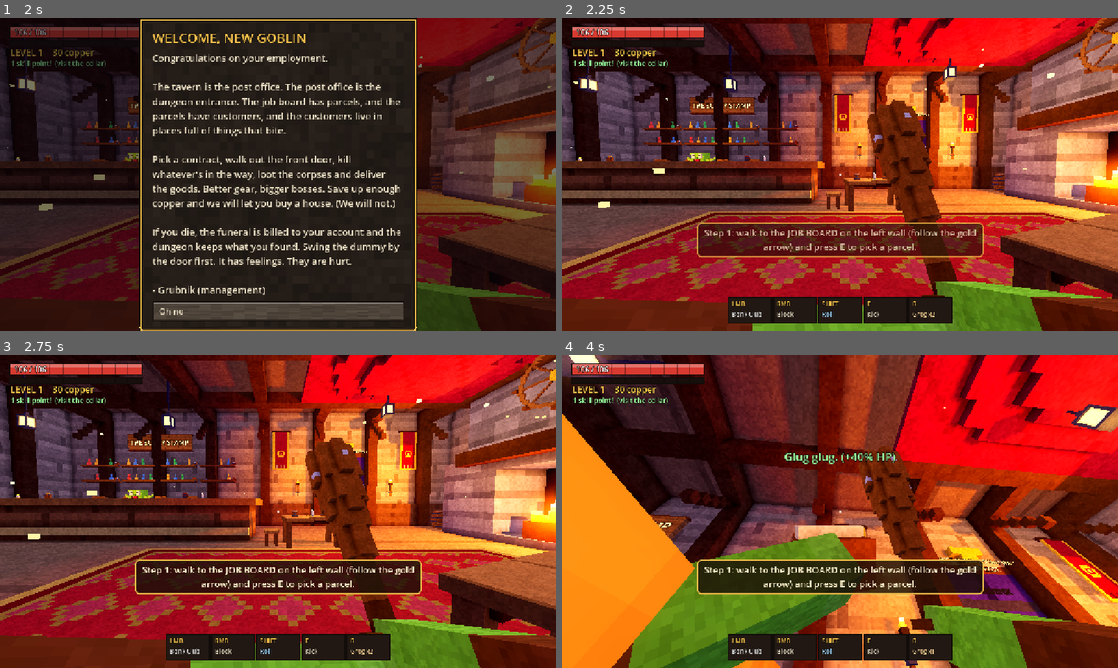
Above: before the commit, frames 1-4 (two rows, left to right).
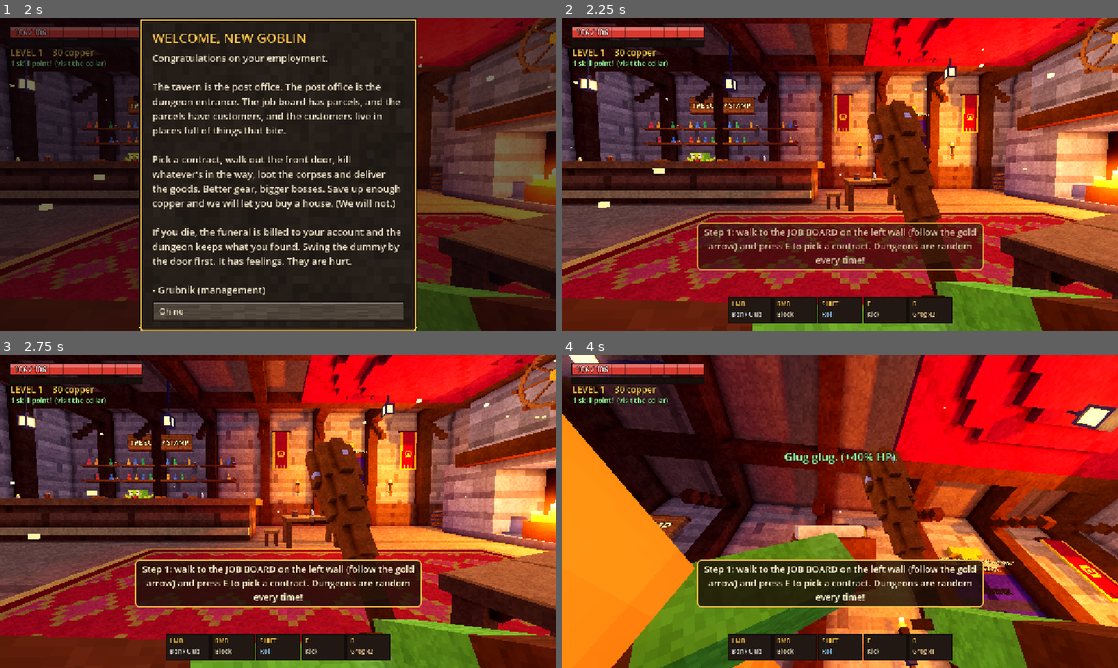
Above: after the commit, the same moments.

Repository: EliteBlackIce/gob
Game: Godot game, scene res://scenes/main.tscn
Two runs of this game, one before a commit and one after it. Both use one fixed random seed, a clock stepped at 60 frames per second and the inputs below.
Inputs (mouse positions are in pixels of both pictures, inside the frame that each line leads up to):
- Up to frame 1 (2 s): move the mouse to (400, 158) at 0.52 s; hold D (move_right) 0.53-1.25 s; hold Right mouse button (block) 0.53-1.25 s; click (400, 158) at 0.6 s; tap Space (jump) at 0.77, 1.07 s; click "Clock in" at 1.25 s
- Up to frame 2 (2.25 s): click "Oh no" at 2 s
- Up to frame 3 (2.75 s): no input
- Up to frame 4 (4 s): move the mouse to (812, 511) at 2.77 s; hold W (move_forward) from 2.78 s (still down); right-click (812, 511) at 2.85 s; tap Space (jump) at 3.02, 3.32 s; tap Q (bottle) at 3.05, 3.6 s; move the mouse to (851, 505) at 3.52 s; tap R (grog) at 3.8 s

Frame 1 is identical in both runs. In frame 2, 3.2% of the frame differs, in the area x 24-76%, y 67-81%; in frame 3, 3.4%; in frame 4, 3.4%.

Commit message:
Dungeon polish: music tracks, slash swooshes, mob barks, trophies, art sheets, README; rebuild zip

Diff:
--- a/scripts/combat/float_text.gd
+++ b/scripts/combat/float_text.gd
@@ -2,7 +2,7 @@
 extends Label3D
 ## Damage numbers: billboard pixel text that pops, drifts up and fades.
 
-static func spawn(parent: Node, pos: Vector3, text: String, color: Color, size := 1.0) -> void:
+static func spawn(parent: Node, pos: Vector3, text: String, color: Color, size := 1.0, secs := 0.8, rise := 1.1) -> void:
 	var l := FloatText.new()
 	l.text = text
 	l.billboard = BaseMaterial3D.BILLBOARD_ENABLED
@@ -21,6 +21,6 @@
 	l.scale = Vector3.ONE * 0.3
 	var tw := l.create_tween().set_parallel(true)
 	tw.tween_property(l, "scale", Vector3.ONE * (1.25 if size > 1.1 else 1.0), 0.12).set_trans(Tween.TRANS_BACK).set_ease(Tween.EASE_OUT)
-	tw.tween_property(l, "position:y", l.position.y + 1.1, 0.8).set_ease(Tween.EASE_OUT)
+	tw.tween_property(l, "position:y", l.position.y + rise, secs).set_ease(Tween.EASE_OUT)
 	tw.chain().tween_property(l, "modulate:a", 0.0, 0.25)
 	tw.chain().tween_callback(l.queue_free)
--- a/scripts/combat/fx.gd
+++ b/scripts/combat/fx.gd
@@ -160,3 +160,73 @@
 			if global_position.y < floor_y:
 				global_position.y = floor_y
 				vel = Vector3.ZERO
+
+
+## A crescent swoosh for melee swings. kind: slash (flat sweep), overhead / slam (vertical arc), stab (streak).
+static func slash(parent: Node, origin: Vector3, fwd: Vector3, radius: float, arc_deg: float, kind: String, color: Color, mirror := false) -> void:
+	var verts := PackedVector3Array()
+	var cols := PackedColorArray()
+	var idx := PackedInt32Array()
+	var right := fwd.cross(Vector3.UP).normalized()
+	var segs := 14
+	var r0 := radius * 0.5
+	var half := deg_to_rad(arc_deg) * 0.5
+	for i in segs + 1:
+		var t := float(i) / segs
+		var a := lerpf(-half, half, t) * (-1.0 if mirror else 1.0)
+		var fade := sin(t * PI)
+		var dir_o: Vector3
+		var dir_i: Vector3
+		var lift := Vector3.ZERO
+		match kind:
+			"overhead", "slam":
+				# vertical arc: from above-forward sweeping down to the floor in front
+				var el := lerpf(deg_to_rad(80.0), deg_to_rad(-15.0), t)
+				dir_o = (fwd * cos(el) + Vector3.UP * sin(el)).normalized()
+				dir_i = dir_o
+				lift = Vector3(0, 0.3, 0)
+			"stab":
+				dir_o = fwd
+				dir_i = fwd
+			_:
+				dir_o = (fwd * cos(a) + right * sin(a)).normalized()
+				dir_i = dir_o
+		var p_out: Vector3
+		var p_in: Vector3
+		if kind == "stab":
+			p_out = origin + fwd * lerpf(0.4, radius, t) + Vector3(0, 0.0, 0) + right * 0.04
+			p_in = origin + fwd * lerpf(0.4, radius, t) - right * 0.04
+		else:
+			p_out = origin + dir_o * radius + lift
+			p_in = origin + dir_i * r0 + lift
+			if kind == "slash":
+				p_out.y += sin(t * PI) * 0.15
+		verts.append(p_in)
+		verts.append(p_out)
+		cols.append(Color(color.r, color.g, color.b, 0.0))
+		cols.append(Color(color.r, color.g, color.b, 0.75 * fade))
+		if i < segs:
+			var b := i * 2
+			idx.append_array([b, b + 1, b + 3, b, b + 3, b + 2])
+	var mesh := ArrayMesh.new()
+	var arr := []
+	arr.resize(Mesh.ARRAY_MAX)
+	arr[Mesh.ARRAY_VERTEX] = verts
+	arr[Mesh.ARRAY_COLOR] = cols
+	arr[Mesh.ARRAY_INDEX] = idx
+	mesh.add_surface_from_arrays(Mesh.PRIMITIVE_TRIANGLES, arr)
+	var mi := MeshInstance3D.new()
+	mi.mesh = mesh
+	var m := StandardMaterial3D.new()
+	m.shading_mode = BaseMaterial3D.SHADING_MODE_UNSHADED
+	m.transparency = BaseMaterial3D.TRANSPARENCY_ALPHA
+	m.blend_mode = BaseMaterial3D.BLEND_MODE_ADD
+	m.vertex_color_use_as_albedo = true
+	m.cull_mode = BaseMaterial3D.CULL_DISABLED
+	m.albedo_color = Color(1.4, 1.4, 1.4, 1.0)
+	mi.material_override = m
+	mi.cast_shadow = GeometryInstance3D.SHADOW_CASTING_SETTING_OFF
+	parent.add_child(mi)
+	var tw := mi.create_tween()
+	tw.tween_property(m, "albedo_color:a", 0.0, 0.2)
+	tw.tween_callback(mi.queue_free)
--- a/scripts/dungeon/dungeon.gd
+++ b/scripts/dungeon/dungeon.gd
@@ -128,6 +128,8 @@
 	ui.show_hud(true)
 	ui.capture_wanted = true
 	Sfx.ambience(false)
+	Sfx.set_track("dungeon")
+	Sfx.music_volume(-15.0)
 	_announce_intro()
 
 
@@ -787,6 +789,7 @@
 		ui.combat.boss_name = boss.boss_name
 		ui.combat.boss_title = boss.boss_title
 		boss.wake()
+		Sfx.set_track("boss")
 		r.mobs = [boss]
 		r.wave = 1
 		r.waves = 1
@@ -948,6 +951,7 @@
 
 func _on_boss_died(mob: Mob, info: Dictionary) -> void:
 	boss_dead = true
+	Sfx.set_track("dungeon")
 	var r := rooms[g.boss_id]
 	r.state = "cleared"
 	_set_gates(r, false)
--- a/scripts/main.gd
+++ b/scripts/main.gd
@@ -26,6 +26,7 @@
 func _load_tavern(first_load := false) -> void:
 	_free_current()
 	Sfx.ambience(false)
+	Sfx.set_track("tavern")
 	var t := Tavern.new()
 	t.ui = ui
 	t.start_run.connect(_on_start_run)
@@ -74,6 +75,7 @@
 		isl.finished.connect(_on_run_finished)
 		add_child(isl)
 		current = isl
+		Sfx.set_track("tavern")
 	ui.capture_wanted = true
 	Input.mouse_mode = Input.MOUSE_MODE_CAPTURED
 	Sfx.music_volume(-20.0)
--- a/scripts/mobs/boss.gd
+++ b/scripts/mobs/boss.gd
@@ -195,6 +195,10 @@
 
 func _start_attack(dist: float) -> void:
 	busy = true
+	if randf() < 0.45:
+		var lines: Array = MobDB.BOSS_BARKS.get(boss_id, [])
+		if not lines.is_empty():
+			FloatText.spawn(get_parent(), global_position + Vector3(0, body_h + 1.2, 0), lines[randi() % lines.size()], Color("#ffd89a"), 1.0, 2.0, 0.6)
 	var pick := _choose_attack(dist)
 	_last_atk = pick
 	call(pick)
--- a/scripts/mobs/boss_models.gd
+++ b/scripts/mobs/boss_models.gd
@@ -3,8 +3,8 @@
 ## Boss bodies. The Auditor, Mimic King and Landlord reuse the mob rigs (scaled up) plus
 ## accessories; the Overdue Dragon has its own rig.
 
-const S := 0.1
-const SCALE := {"auditor": 2.0, "mimic_king": 3.0, "landlord": 2.4}
+const S := 0.13
+const SCALE := {"auditor": 2.3, "mimic_king": 3.0, "landlord": 2.6}
 
 static var _cache := {}
 
@@ -89,6 +89,8 @@
 
 static func _accessorize_landlord(m: Node3D) -> void:
 	var rig := MobModels.rig_of(m)
+	(rig["Spine"] as Node3D).scale = Vector3(1.45, 1.0, 1.4)       # big boned. Big wallet.
+	(rig["Head"] as Node3D).scale = Vector3(0.72, 1.0, 0.75)
 	var robe := Vox.new(MobModels.S)
 	robe.box(0, 0, 0, 12, 14, 7, Color("#6a2a3a"), 0.06)
 	robe.box(5, 0, 7, 7, 14, 8, Color("#4a1a28"), 0.04)
@@ -156,9 +158,9 @@
 
 
 static func _dragon_parts() -> Dictionary:
-	var red := Color("#b82a1e")
-	var dark := Color("#6a1812")
-	var belly := Color("#e8b860")
+	var red := Color("#9a2c20")
+	var dark := Color("#5a1612")
+	var belly := Color("#d8a860")
 	var d := {}
 	var body := Vox.new(S)
 	body.ellipsoid(0.0, 6.0, 0.0, 8.0, 7.0, 13.0, red, 0.06)
--- a/scripts/mobs/mob.gd
+++ b/scripts/mobs/mob.gd
@@ -63,6 +63,7 @@
 var _push := Vector3.ZERO
 var _uid_beep := 0.0
 var _heal_t := 0.0
+var _bark_t := randf_range(3.0, 9.0)
 var wake_in := -1.0               # >0: wake up after this many seconds (spawn-in delay)
 
 
@@ -254,6 +255,10 @@
 		return
 	state_t += delta
 	_cd = maxf(0.0, _cd - delta)
+	_bark_t -= delta
+	if _bark_t <= 0.0:
+		_bark_t = randf_range(7.0, 14.0)
+		_bark()
 	kb = kb.move_toward(Vector3.ZERO, 22.0 * delta)
 	if stun_t > 0.0:
 		stun_t -= delta
@@ -262,6 +267,16 @@
 		return
 	_think(delta)
 	_separate(delta)
+
+
+func _bark() -> void:
+	if dist_to_player() > 16.0 or is_boss:
+		return
+	var pool: Array = MobDB.ELITE_BARKS if (elite and randf() < 0.4) else MobDB.BARKS.get(kind, [])
+	if pool.is_empty():
+		return
+	var line: String = pool[randi() % pool.size()]
+	FloatText.spawn(get_parent(), global_position + Vector3(0, body_h * base_scale + 0.9, 0), line, Color("#ffe9a0") if not elite else (affix_data["color"] as Color).lightened(0.3), 0.65, 1.6, 0.5)
 
 
 func _idle_physics(delta: float) -> void:
--- a/scripts/mobs/mob_db.gd
+++ b/scripts/mobs/mob_db.gd
@@ -62,6 +62,31 @@
 }
 
 
+const BARKS := {
+	"skeleton": ["I'M ON MY BREAK", "Per my last email...", "*rattles in HR*", "It's not a bone, it's a lifestyle", "Have you tried bonking less?"],
+	"archer": ["Pew. (professionally)", "Reply-all arrow!", "Sniping is my passion", "I'll be CC'ing you"],
+	"rat": ["SQUEAK (unpaid)", "Cheese?", "*chews the mailbox*", "squeak squeak (union rates)"],
+	"slime": ["blorp", "I am 70% legal", "squelch?", "gloop (gloop)"],
+	"slime_small": ["blip", "mini blorp", "me too!"],
+	"bat": ["SCREEE (junk mail)", "Ask me about warranties", "*flap flap*", "Have you seen my car's extended..."],
+	"mushroom": ["Spores, but make it fun", "Don't breathe.", "We're a fun-guy", "I'm a fungi, fun-guy get it"],
+	"intern": ["Is this paid?", "I have 3 degrees", "Coffee... coffee...", "I'll circle back", "This is not in my job description"],
+	"imp": ["Pay cut incoming!", "Synergy!", "Restructuring you!", "Let's take this offline"],
+	"hound": ["WOOF (overdue)", "Fetch the invoice!", "BORK", "grrr (past due)"],
+	"bomber": ["Hold my fuse!", "BOOM?", "Is this thing on?", "I have a good feeling about this"],
+	"golem": ["Rubble rubble.", "Clerical error.", "STAMP.", "*grinding noises*"],
+	"ghost": ["Boo. (formal)", "I'm Gary.", "Whooo ordered you?", "I've been dead for years, still no PTO"],
+	"mimic": ["Free chest!", "Open me ;)", "Not a mimic.", "Definitely a chest"],
+}
+const ELITE_BARKS := ["I'M A BIG DEAL", "Do you know who I AM?", "Middle management!", "I have a LANYARD"]
+const BOSS_BARKS := {
+	"auditor": ["Your timesheet is a DISGRACE", "AUDIT TIME!", "Pay stub or perish", "Receipts. RECEIPTS."],
+	"mimic_king": ["BOW TO THE CHEST", "Your gold is MY gold", "I'm technically a monarch", "Open wide!"],
+	"landlord": ["RENT IS DUE", "Your lease is TERMINATED", "No pets (that includes you)", "I'm raising the rent. On everything."],
+	"dragon": ["WHERE IS MY PARCEL", "I ordered this on TUESDAY", "Customer service is DEAD to me", "Signature required!"],
+}
+
+
 static func pick_kind(theme: String, tier: int, rng: RandomNumberGenerator) -> String:
 	var table: Array = TABLES[theme]
 	var total := 0.0
--- a/scripts/player.gd
+++ b/scripts/player.gd
@@ -474,6 +474,9 @@
 	var fwd := _forward()
 	var reach := float(stats["reach"]) + (0.35 if heavy else 0.0)
 	var arc := float(stats["arc"]) * (1.15 if heavy else 1.0)
+	var rcol := ItemDB.rarity_color(int(Game.equipped.get("weapon", {}).get("rarity", 0)))
+	var swoosh := Color("#f4f4ff").lerp(rcol, 0.55)
+	Fx.slash(get_parent(), global_position + Vector3(0, 1.1, 0) + fwd * 0.2, fwd, reach, arc, _atk_type if not heavy else ("slam" if _atk_type == "overhead" else _atk_type), swoosh, combo % 2 == 0)
 	var cos_half := cos(deg_to_rad(arc * 0.5))
 	var origin := global_position
 	var hits := 0
--- a/scripts/rpg/item_models.gd
+++ b/scripts/rpg/item_models.gd
@@ -73,7 +73,7 @@
 					var d := dx * dx + dy * dy
 					if d <= 1.0:
 						var rim := d > 0.7
-						var c := Color("#4a4a54") if rim else Color("#2c2c34")
+						var c := Color("#6a6a76") if rim else Color("#4a4a56")
 						if rim:
 							c = _glow(c.lightened(0.25), rarity, 0.8)
 						v.box(x, y, -1 if rim else 0, x + 1, y + 1, 1, c, 0.05)
--- a/scripts/sfx.gd
+++ b/scripts/sfx.gd
@@ -9,6 +9,8 @@
 var _music_stream: AudioStreamWAV
 var _amb: AudioStreamPlayer
 var _amb_tw: Tween
+var _track := "tavern"
+var _tracks := {}
 
 
 func _ready() -> void:
@@ -117,6 +119,23 @@
 	_music.volume_db = db
 
 
+## Swap the background track: "tavern" (shanty), "dungeon" (brooding) or "boss" (driving).
+func set_track(track: String) -> void:
+	if track == _track:
+		return
+	_track = track
+	if not _tracks.has(track):
+		match track:
+			"dungeon":
+				_tracks[track] = _make_dungeon()
+			"boss":
+				_tracks[track] = _make_boss()
+			_:
+				_tracks[track] = _music_stream
+	_music.stream = _tracks[track]
+	_music.play()
+
+
 # wave: 0 sine, 1 square-ish, 2 saw. sweep adds Hz over the duration.
 func _tone(freq: float, dur: float, wave: int, sweep := 0.0, vol := 0.5, decay := 5.0, noise := 0.0, vibrato := 0.0) -> AudioStreamWAV:
 	var n := int(dur * RATE)
@@ -192,6 +211,44 @@
 	return _wav(data, true)
 
 
+func _render_track(mel: Array, bass: Array, bpm: float, mel_dur: float, bass_dur: float, mel_decay: float, mel_vol: float, bass_vol: float) -> AudioStreamWAV:
+	var step := 60.0 / bpm / 2.0
+	var total := int(step * mel.size() * RATE)
+	var buf := PackedFloat32Array()
+	buf.resize(total)
+	for i in mel.size():
+		var start := int(i * step * RATE)
+		if mel[i] > 0:
+			_pluck(buf, start, 440.0 * pow(2.0, (mel[i] - 69) / 12.0), mel_dur, mel_decay, mel_vol)
+		if bass[i] > 0:
+			_pluck(buf, start, 440.0 * pow(2.0, (bass[i] - 69) / 12.0), bass_dur, 3.0, bass_vol)
+	var data := PackedByteArray()
+	data.resize(total * 2)
+	for i in total:
+		data.encode_s16(i * 2, clampi(int(buf[i] * 30000.0), -32768, 32767))
+	return _wav(data, true)
+
+
+func _make_dungeon() -> AudioStreamWAV:
+	var mel := [0, 0, 69, 0, 0, 72, 0, 0, 76, 0, 0, 72, 0, 71, 0, 0,
+		0, 0, 67, 0, 0, 71, 0, 0, 74, 0, 0, 71, 0, 69, 0, 0,
+		0, 0, 65, 0, 0, 69, 0, 0, 72, 0, 0, 69, 0, 68, 0, 0,
+		0, 0, 64, 0, 0, 68, 0, 0, 71, 0, 76, 0, 71, 0, 68, 0]
+	var bass := [45, 0, 0, 0, 0, 0, 0, 0, 45, 0, 0, 0, 0, 0, 0, 0,
+		43, 0, 0, 0, 0, 0, 0, 0, 43, 0, 0, 0, 0, 0, 0, 0,
+		41, 0, 0, 0, 0, 0, 0, 0, 41, 0, 0, 0, 0, 0, 0, 0,
+		40, 0, 0, 0, 0, 0, 0, 0, 40, 0, 0, 0, 0, 0, 0, 0]
+	return _render_track(mel, bass, 76.0, 0.9, 1.6, 3.5, 0.34, 0.5)
+
+
+func _make_boss() -> AudioStreamWAV:
+	var mel := [0, 0, 69, 0, 0, 0, 72, 0, 0, 0, 70, 0, 0, 0, 69, 0,
+		0, 0, 67, 0, 0, 0, 70, 0, 0, 0, 68, 0, 0, 0, 67, 0]
+	var bass := [38, 38, 0, 38, 38, 0, 38, 41, 38, 38, 0, 38, 36, 0, 38, 0,
+		36, 36, 0, 36, 36, 0, 36, 39, 36, 36, 0, 36, 34, 0, 36, 0]
+	return _render_track(mel, bass, 150.0, 0.25, 0.3, 8.0, 0.45, 0.55)
+
+
 func _pluck(buf: PackedFloat32Array, start: int, freq: float, dur: float, decay: float, vol: float) -> void:
 	var n := int(dur * RATE)
 	for i in n:
--- a/scripts/tavern.gd
+++ b/scripts/tavern.gd
@@ -23,6 +23,7 @@
 	_build_board_and_boss()
 	_build_decor()
 	_build_services()
+	_build_trophies()
 	_spawn_player()
 	_mk_main = _make_marker(Color("#ffd24a"))
 	_mk_cellar = _make_marker(Color("#7fd8ff"))
@@ -231,9 +232,11 @@
 		return
 	if not _intro_hint and _t > 1.0:
 		_intro_hint = true
-		ui.hint("t_board", "Step 1: walk to the JOB BOARD on the left wall (follow the gold arrow) and press E to pick a parcel.", 8.0)
+		ui.hint("t_board", "Step 1: walk to the JOB BOARD on the left wall (follow the gold arrow) and press E to pick a contract. Dungeons are random every time!", 9.0)
 	if has_job:
-		ui.hint("t_door", "Parcel taken! Now head out the FRONT DOOR (the gold arrow) to start the delivery.", 8.0)
+		ui.hint("t_door", "Contract taken! Swing the training dummy first if you like (left click), then head out the FRONT DOOR (gold arrow).", 8.0)
+	if Game.deliveries + Game.deaths >= 1:
+		ui.hint("t_services", "Between runs: GRUK (east corner) buys, sells and enhances gear. Your STASH is by the fire. MS. DEED sells houses (the ending!). TAB opens your backpack anywhere.", 11.0)
 	if Game.skill_points > 0 and Game.deliveries + Game.deaths >= 1:
 		ui.hint("t_cellar", "You have a skill point! Climb down the CELLAR hatch (blue arrow) to learn a new trick.", 8.0)
 
@@ -422,6 +425,7 @@
 	_house_model = MeshInstance3D.new()
 	_house_model.material_override = VMat.solid(VoxHouses.S, 4.0)
 	_house_model.position = Vector3(-6.6, 0.92, 1.0)
+	_house_model.rotation.y = PI * 0.5
 	add_child(_house_model)
 	_refresh_house()
 	_light(Vector3(-6.2, 2.4, 1.0), Color("#ffe0a0"), 1.3, 6.0)
@@ -440,6 +444,49 @@
 func _refresh_house() -> void:
 	if _house_model != null:
 		_house_model.mesh = VoxHouses.build(Game.house_tier)
+		var sc: Array = [0.75, 0.75, 0.7, 0.62, 0.5, 0.42]
+		_house_model.scale = Vector3.ONE * float(sc[clampi(Game.house_tier, 0, 5)])
+
+
+func _build_trophies() -> void:
+	var shelf := Vox.new(0.05)
+	shelf.planks(0, 0, 0, 90, 3, 6, Color("#6a4a30"), true, 2, 22)
+	shelf.box(-1, -1, 0, 91, 0, 6, Color("#4e3220"), 0.05)
+	_mesh(shelf.build(Vector3(45, 0, 0)), 0.05, Vector3(-4.3, 2.3, 7.55), 180.0)
+	Style.label3d(self, "TROPHY SHELF", Vector3(-4.3, 3.9, 7.7), 0.007, Color("#f3d98a"), Vector3(0, 180, 0))
+	var order := ["auditor", "mimic_king", "landlord", "dragon"]
+	var names := {"auditor": "The Auditor", "mimic_king": "Mimic King", "landlord": "The Landlord", "dragon": "Overdue Dragon"}
+	for i in order.size():
+		var id: String = order[i]
+		var got := Game.trophies.has(id)
+		var v := Vox.new(0.05)
+		match id:
+			"auditor":
+				v.box(0, 0, 0, 8, 8, 8, Color("#d8d2bc"), 0.06)
+				v.box(1, 5, 7, 3, 7, 8, Color("#1a1a22"), 0.0)
+				v.box(5, 5, 7, 7, 7, 8, Color("#1a1a22"), 0.0)
+				v.box(-1, 8, -1, 9, 9, 9, Color("#1a1a22"), 0.0)
+				v.box(1, 9, 1, 7, 15, 7, Color("#1a1a22"), 0.0)
+			"mimic_king":
+				v.box(0, 0, 0, 12, 4, 8, Color("#e6b840"), 0.05)
+				for cx in [0, 3, 6, 9, 11]:
+					v.box(cx, 4, 0, cx + 1, 8, 1, Color("#e6b840"), 0.05)
+					v.box(cx, 4, 7, cx + 1, 8, 8, Color("#e6b840"), 0.05)
+				v.box(5, 1, 7, 7, 3, 8, Color("#d83a4a", 0.5), 0.0)
+			"landlord":
+				v.cyl_y(0.0, 0.0, 0, 1, 4.0, 4.0, Color("#e6b840"), 0.03)
+				v.remove_box(-2, 0, -2, 2, 1, 2)
+				for k in 4:
+					v.box(-5 + k * 3, -6, 0, -4 + k * 3, 0, 1, Color("#c8a030"), 0.05)
+					v.box(-6 + k * 3, -8, 0, -3 + k * 3, -6, 1, Color("#c8a030"), 0.05)
+			"dragon":
+				for y in 14:
+					var w := maxi(5 - y / 3, 1)
+					v.box(-w, y, -w, w, y + 1, w, Color("#e8d8a0").darkened(0.02 * y), 0.05)
+		var mi := _mesh(v.build(Vector3(4, 0, 4)), 0.05, Vector3(-6.4 + i * 1.3, 2.55, 7.45), 180.0)
+		mi.visible = got
+		var lab := Style.label3d(self, names[id] if got else "???", Vector3(-6.4 + i * 1.3, 2.15, 7.62), 0.0045, Color("#f3d98a") if got else Color("#7a6a5a"), Vector3(0, 180, 0))
+		lab.visible = true
 
 
 func _smith_menu(_by: Node) -> void:
--- a/tests/dshot.gd
+++ b/tests/dshot.gd
@@ -27,6 +27,8 @@
 			await items()
 		"ui":
 			await ui_shots()
+		"tavern":
+			await tavern_shots()
 	get_tree().quit()
 
 
@@ -264,3 +266,28 @@
 	var r := RandomNumberGenerator.new()
 	r.seed = s
 	return r
+
+
+func tavern_shots() -> void:
+	Game.reset_save()
+	Game.trophies = ["auditor", "dragon"]
+	Game.house_tier = 2
+	var t := Tavern.new()
+	t.ui = ui
+	add_child(t)
+	await _frames(10)
+	var p := t.player
+	var views := [
+		["smith", Vector3(5.5, 0.1, 4.0), 90.0 - 0.0],
+		["dummy", Vector3(3.0, 0.1, 3.0), -60.0],
+		["realtor", Vector3(-3.5, 0.1, 1.0), 90.0],
+		["trophies", Vector3(-4.0, 0.1, 3.5), 180.0],
+		["stash", Vector3(4.5, 0.1, 0.5), -90.0],
+		["bar", Vector3(1.0, 0.1, 1.0), 20.0],
+	]
+	for v in views:
+		p.global_position = v[1]
+		p.yaw = deg_to_rad(float(v[2]))
+		p.pitch = -0.05
+		await _frames(8)
+		await _snap("tav_" + str(v[0]))
Binary file added: art/boss_auditor.png
Binary file added: art/boss_dragon.png
Binary file added: art/boss_landlord.png
Binary file added: art/boss_mimic_king.png
Binary file added: art/dungeon_block.png
Binary file added: art/dungeon_kills.png
Binary file added: art/dungeon_loot.png
Binary file added: art/dungeon_start.png
Binary file added: art/dungeon_swing_a.png
Binary file added: art/dungeon_swing_c.png
Binary file added: art/dungeon_wave.png
Binary file added: art/mobs_idle.png
(and 17 more such lines)
